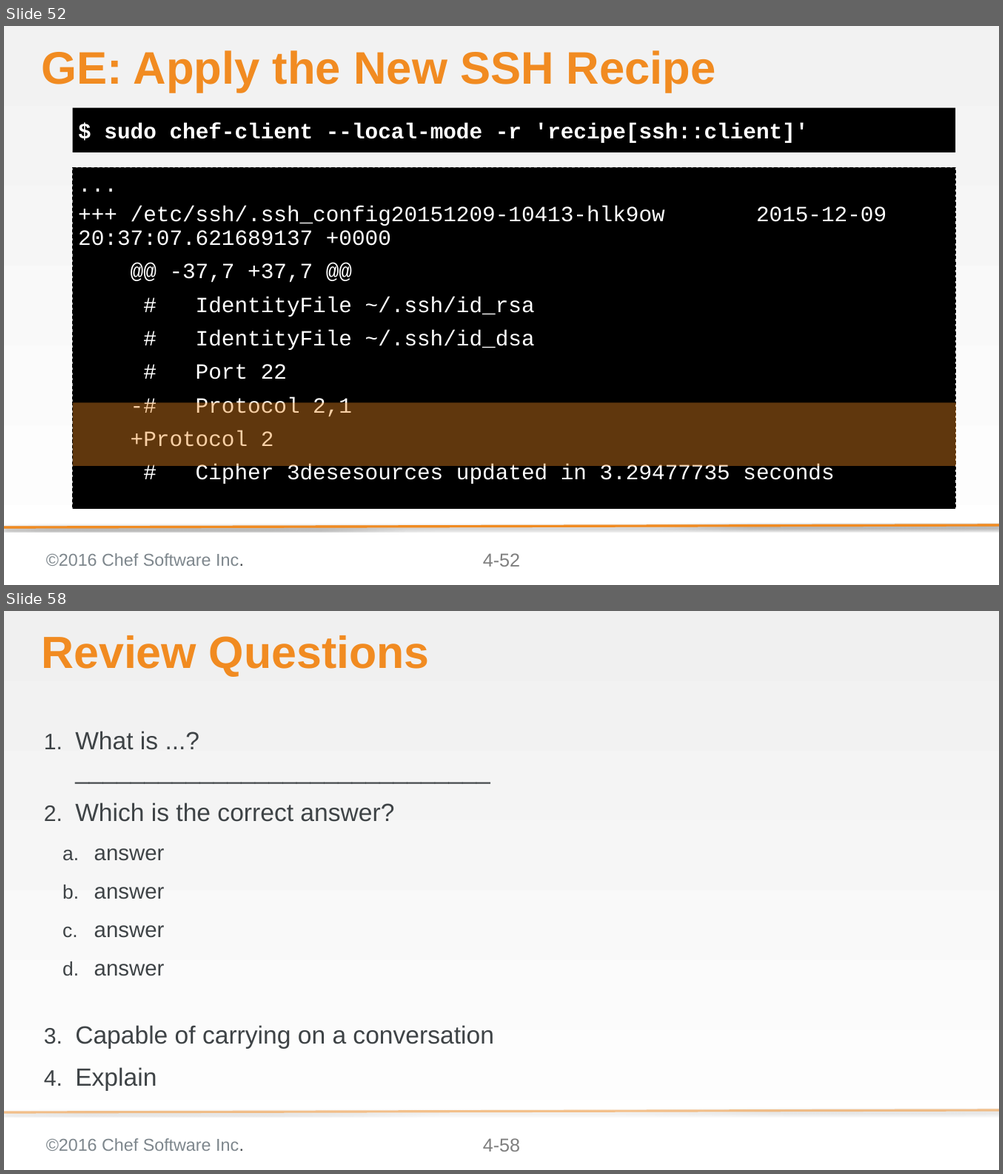
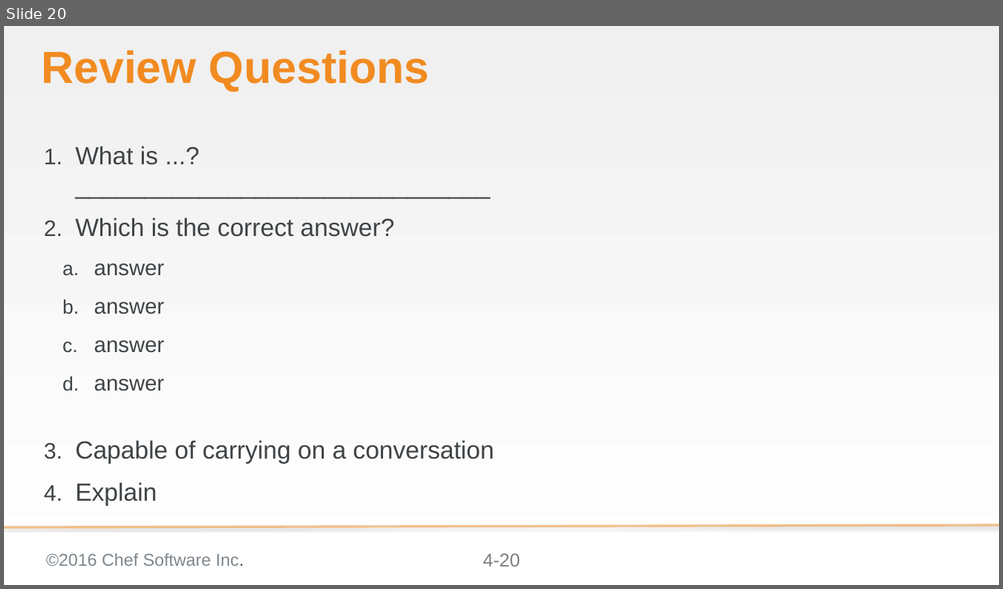
Before and after one commit to bchamby/chef-compliance-installation-configuration-operation, a slide deck: 04-initial-configuration-scans-win.pptx. Shown one above the other, each under a label of ours: slides 52 and 58 before the commit, slide 20 after it; the slides between them are not shown. The pictures are 1003x1174 and 1003x589 pixels, drawn with LibreOffice and Linux fonts; fonts in the diff are those of the drawing; background and template pictures are left out. Boxes give left, top, right and bottom in pixels: in the first picture for what was removed or moved away, otherwise in the second. Text is boxed around its words. In the diff, an @@ line names an element or a change of style, - is before the commit and + after.

Commit message:
04-initial-configuration-scans-win updated scan lab removed redundant and incomplete remediation lab

```diff
--- a/04-initial-configuration-scans-win.pptx
+++ b/04-initial-configuration-scans-win.pptx
@@ slide 52 removed at (4,26,999,585), background gradient #F2F2F2 to #FFFFFF; not listed: 3 template elements that a slide beside it also shows @@
@@ title removed at (41,50,716,93) @@
-GE: Apply the New SSH Recipe
@@ text removed at (73,107,955,153) @@
-$ sudo chef-client --local-mode -r 'recipe[ssh::client]'
@@ text removed at (73,167,955,508) @@
-...
-+++ /etc/ssh/.ssh_config20151209-10413-hlk9ow 2015-12-09 20:37:07.621689137 +0000
-@@ -37,7 +37,7 @@
-# IdentityFile ~/.ssh/id_rsa
-# IdentityFile ~/.ssh/id_dsa
-# Port 22
--# Protocol 2,1
-+Protocol 2
-# Cipher 3desesources updated in 3.29477735 seconds
@@ rectangle removed at (73,403,956,466) @@
@@ line removed from (999, 526) to (4, 528) @@
@@ what was slide 58 is now slide 20 @@
@@ page number at (483,554,520,567): text changed @@
-4-58
+4-20
```
Also in this commit, not shown: 16 slides changed, 1 slide added, 38 other slides removed.
